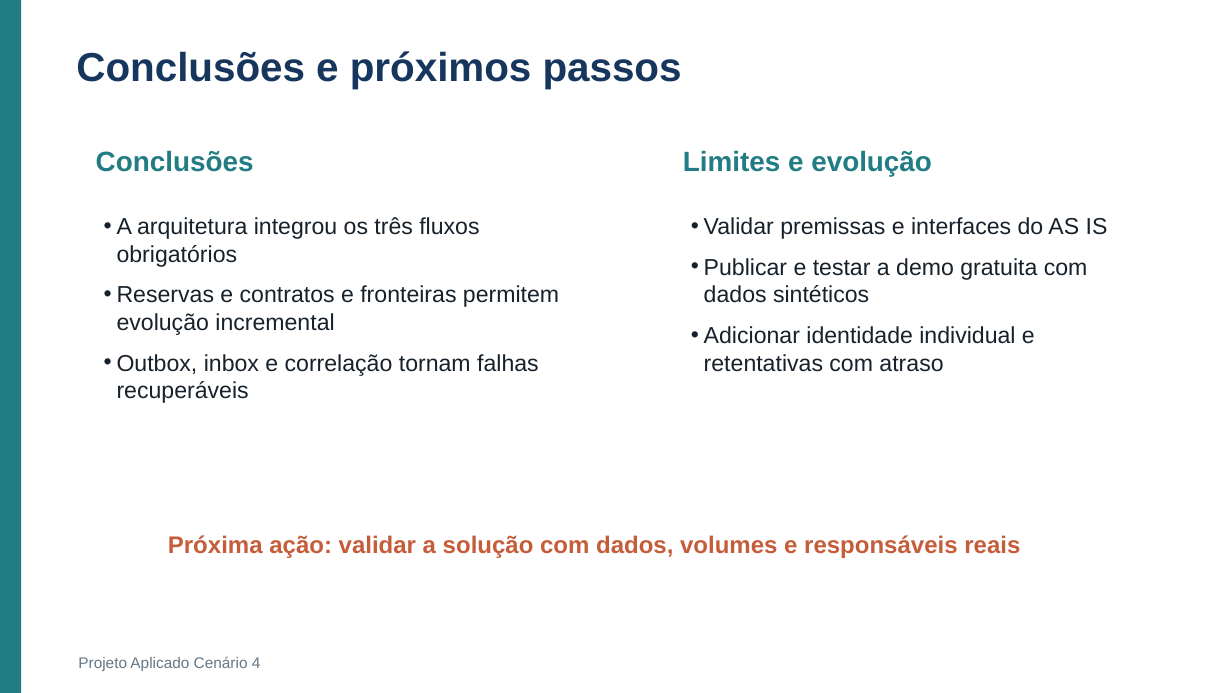
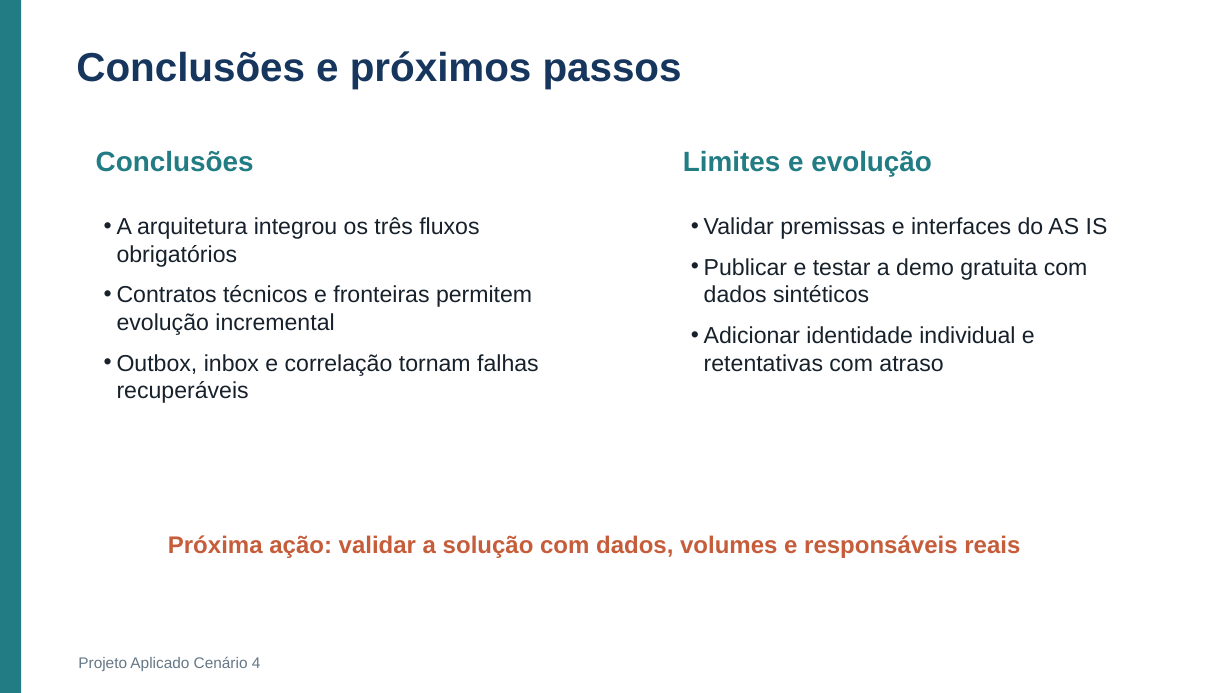
Before and after one commit to Roger-Quinelato/projetoAplicado7, a slide deck: slide 15 of output/Apresentacao_Cenario_4.pptx. Drawn at 1232x693 pixels with LibreOffice and Linux fonts; fonts in the diff are those of the drawing. Boxes give left, top, right and bottom in pixels: in the first picture for what was removed or moved away, otherwise in the second. Text is boxed around its words. In the diff, an @@ line names an element or a change of style, - is before the commit and + after.

```diff
--- a/output/Apresentacao_Cenario_4.pptx
+++ b/output/Apresentacao_Cenario_4.pptx
@@ text at (117,285,532,335): text changed @@
-• Reservas e contratos e fronteiras permitem evolução incremental
+• Contratos técnicos e fronteiras permitem evolução incremental
```
Also in this commit, not shown: 8 other slides changed, 11 other files.
